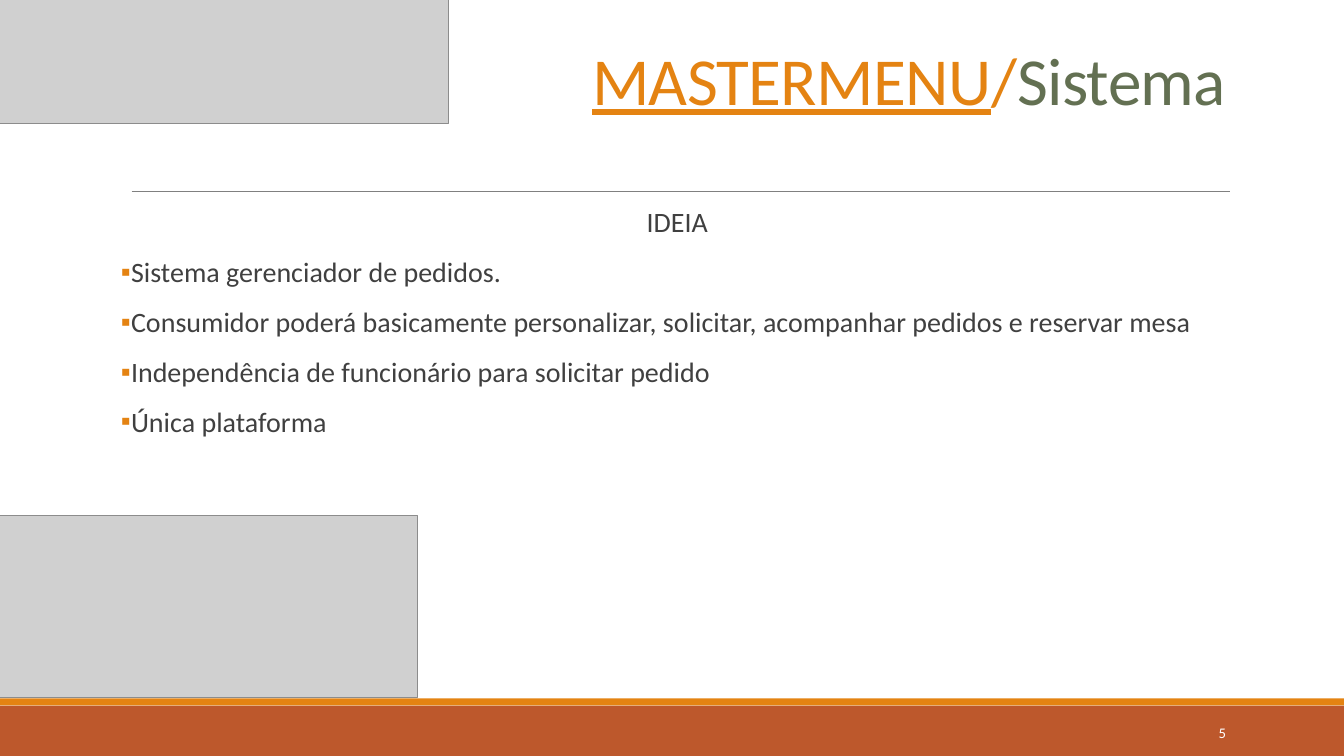
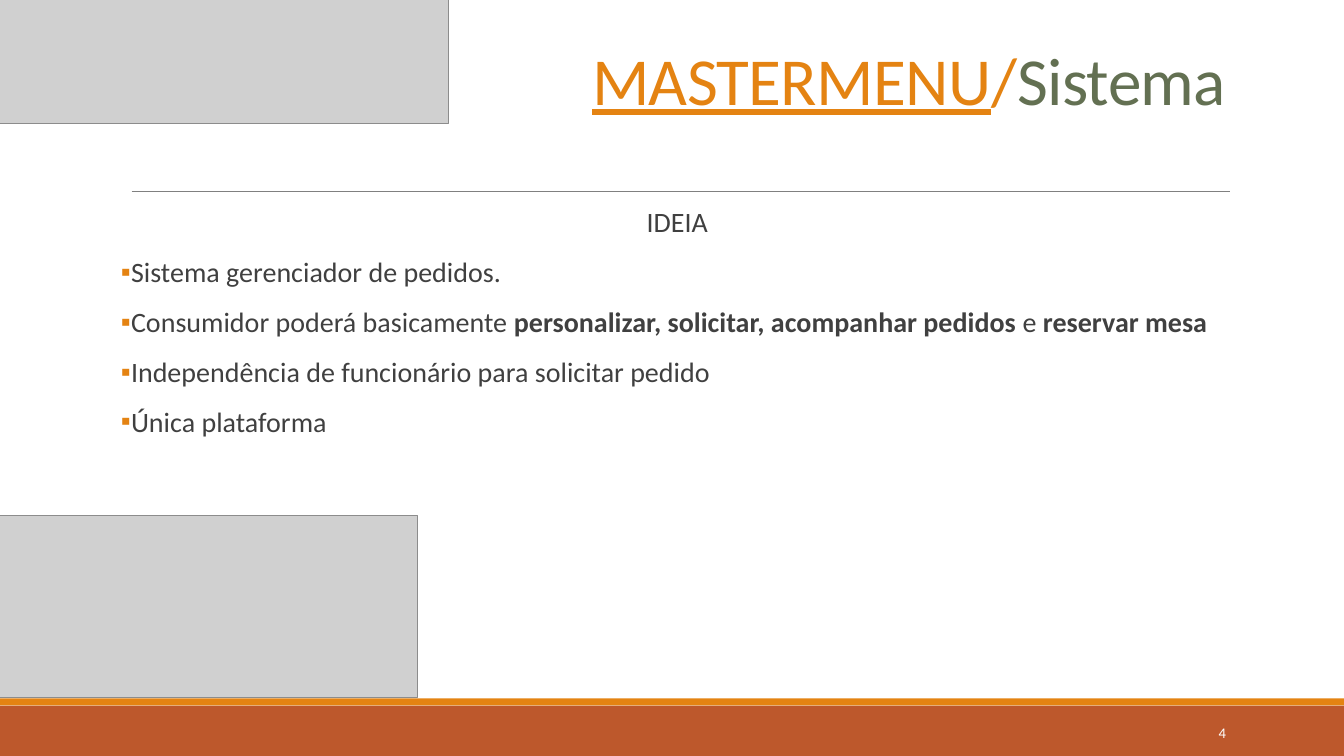
Before and after one commit to MatheusTabares/Master-menu, a slide deck: slide 4 of Documentos/Apresentação/Defesa Trabalho de Conclusão de Curso.pptx (slide 5 before the commit). Drawn at 1344x756 pixels with LibreOffice and Linux fonts; fonts in the diff are those of the drawing; grey boxes stand for pictures. Boxes give left, top, right and bottom in pixels: in the first picture for what was removed or moved away, otherwise in the second. Text is boxed around its words. In the diff, an @@ line names an element or a change of style, - is before the commit and + after.

```diff
--- a/Documentos/Apresentação/Defesa Trabalho de Conclusão de Curso.pptx
+++ b/Documentos/Apresentação/Defesa Trabalho de Conclusão de Curso.pptx
@@ text at (131, 312, 1207, 337): bold on in "personalizar, solicitar, acompanhar pedidos reservar mesa" @@
@@ page number at (1219, 728, 1226, 738): text changed @@
-5
+4
```
Also in this commit, not shown: 2 other slides changed, 8 slides added, 1 slide removed, 17 other files.
